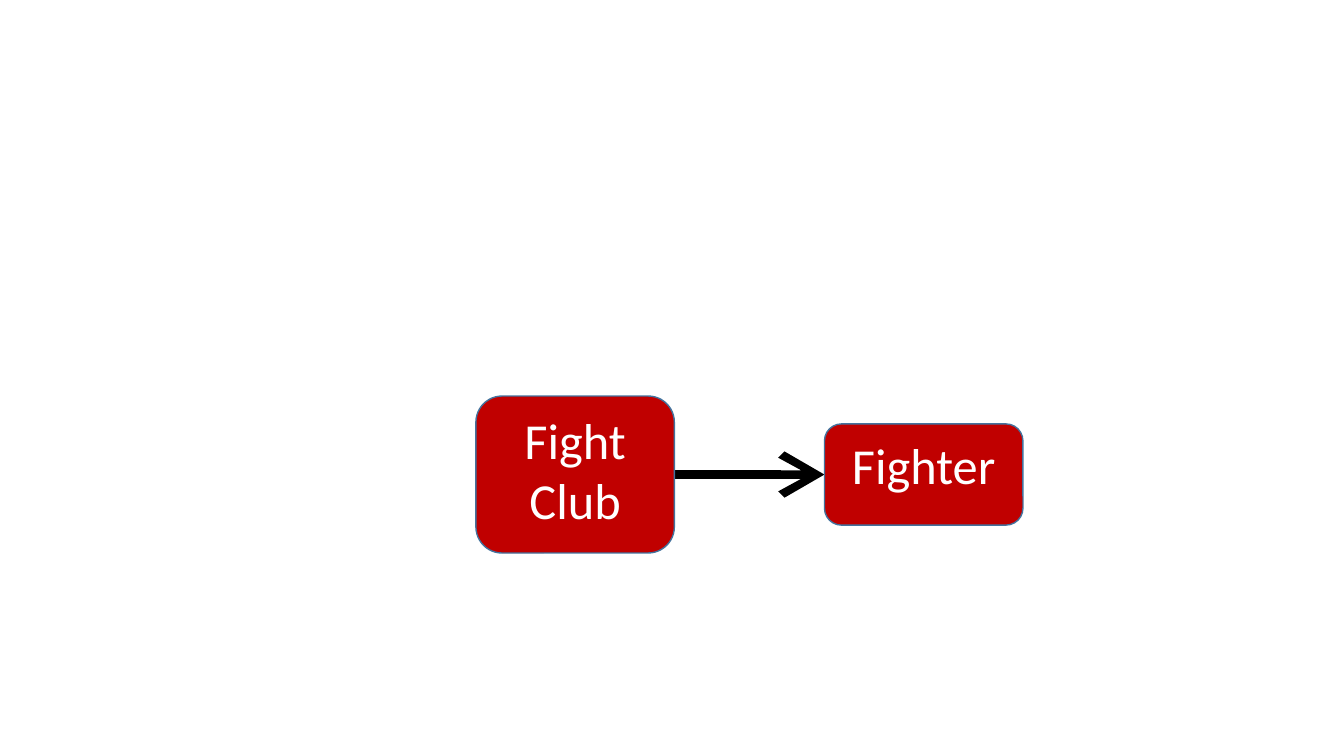
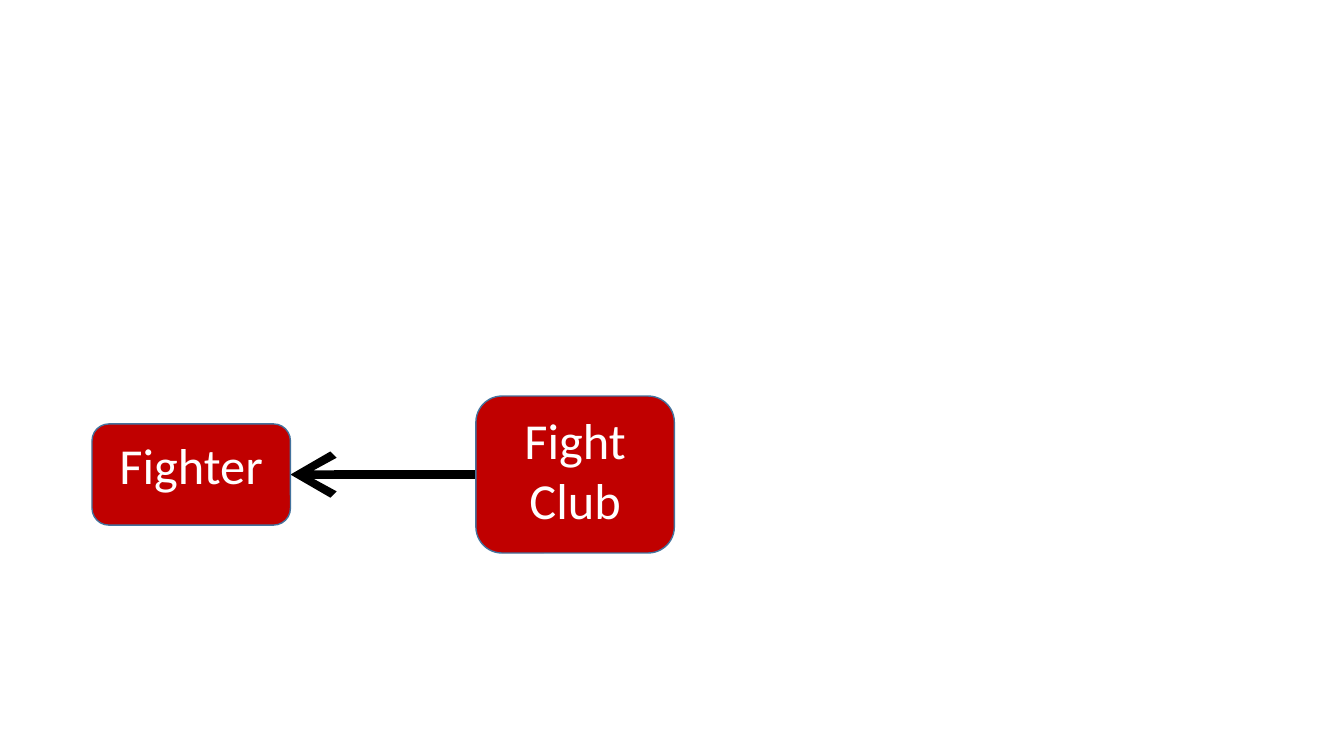
Before and after one commit to perl-easj/Teaching-materials, a slide deck: slide 16 of CSharpProgramming/Presentations/OOProgPartIII/TemplateMethod.pptx. Drawn at 1344x756 pixels with LibreOffice and Linux fonts; fonts in the diff are those of the drawing. Boxes give left, top, right and bottom in pixels: in the first picture for what was removed or moved away, otherwise in the second. Text is boxed around its words. In the diff, an @@ line names an element or a change of style, - is before the commit and + after.

```diff
--- a/CSharpProgramming/Presentations/OOProgPartIII/TemplateMethod.pptx
+++ b/CSharpProgramming/Presentations/OOProgPartIII/TemplateMethod.pptx
@@ rounded rectangle "Fighter": place and size @@
-rounded rectangle "Fighter" at [825,424,1023,525]
+rounded rectangle "Fighter" at [92,424,290,525]
@@ arrow moved from (675, 475) - (825, 475) to (476, 475) - (290, 475) @@
```
Also in this commit, not shown: 3 other slides changed, 3 slides added, 1 other file.
